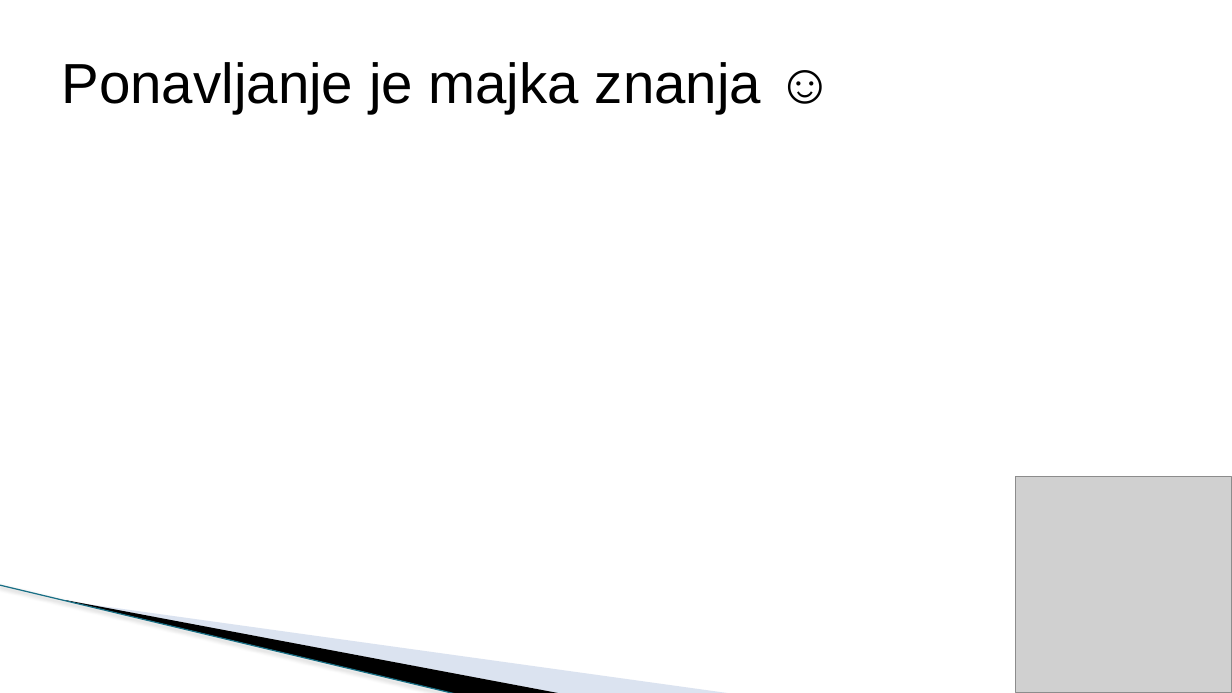
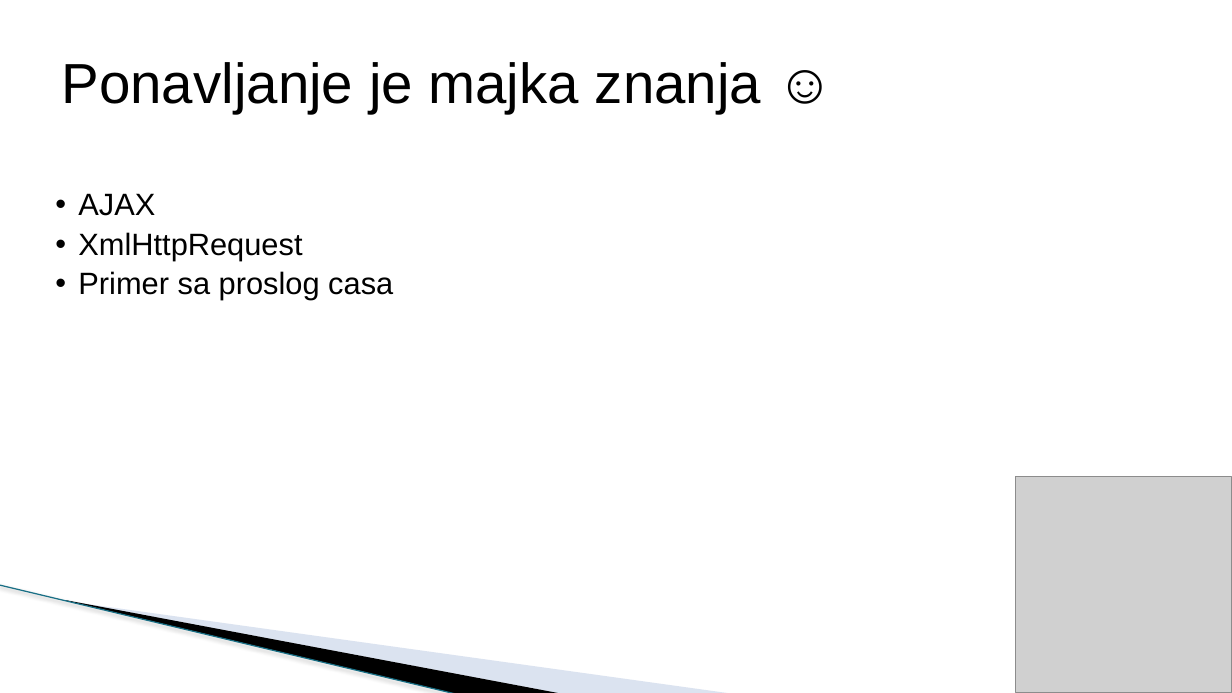
Before and after one commit to todalexcode/kurs-front-end, a slide deck: slide 3 of sesija-28/PPT/Front-End Developer-28.pptx. Drawn at 1232x693 pixels with LibreOffice and Linux fonts; fonts in the diff are those of the drawing; grey boxes stand for pictures; background and template pictures are left out. Boxes give left, top, right and bottom in pixels: in the first picture for what was removed or moved away, otherwise in the second. Text is boxed around its words. In the diff, an @@ line names an element or a change of style, - is before the commit and + after.

```diff
--- a/sesija-28/PPT/Front-End Developer-28.pptx
+++ b/sesija-28/PPT/Front-End Developer-28.pptx
@@ text added at (78,193,393,300), 24 pt, text #000000 @@
+  • AJAX
+  • XmlHttpRequest
+  • Primer sa proslog casa
```
Also in this commit, not shown: 1 other slide changed, 4 slides added, 1 slide removed, 16 other files.
